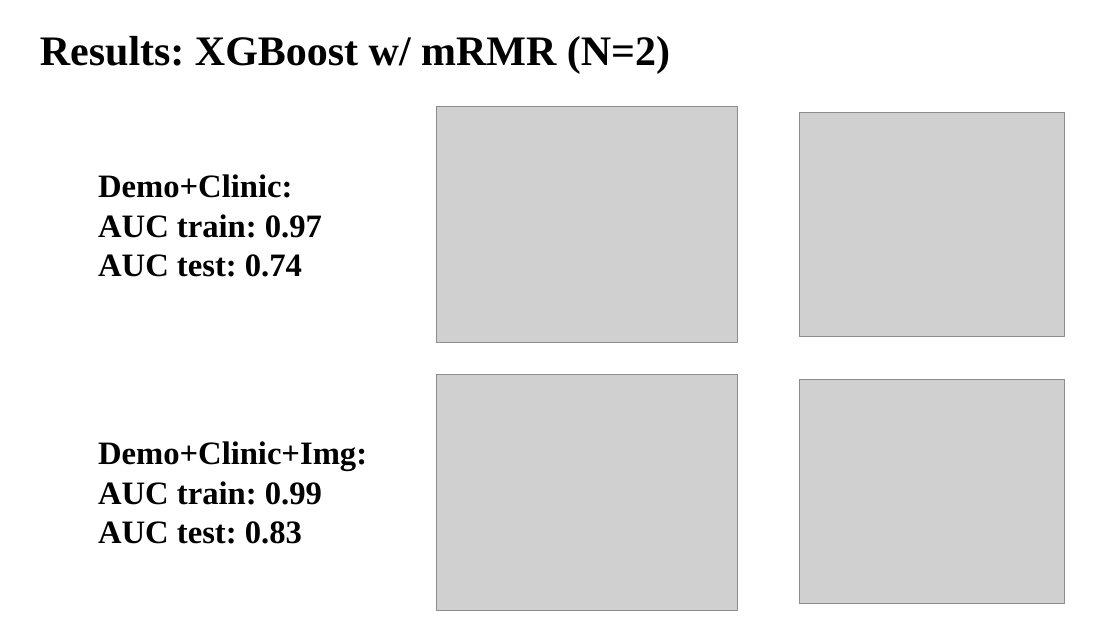
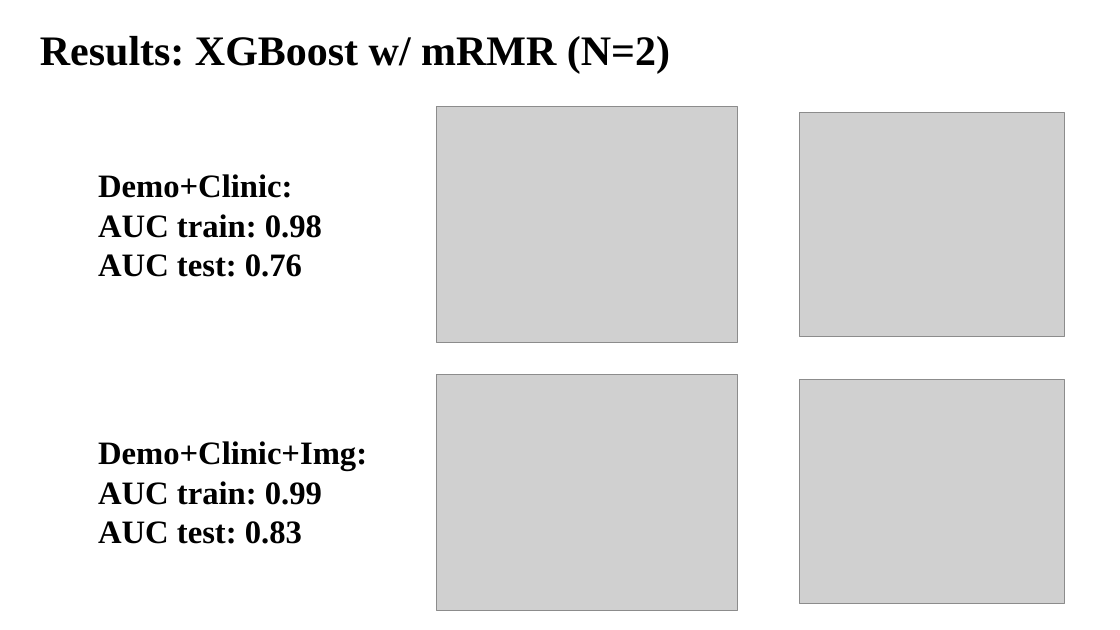
Before and after one commit to Biobots/Levodopa_Parkinson_MRI, a slide deck: slide 16 of doc/0221.pptx (slide 5 before the commit). Drawn at 1120x630 pixels with LibreOffice and Linux fonts; fonts in the diff are those of the drawing; grey boxes stand for pictures. Boxes give left, top, right and bottom in pixels: in the first picture for what was removed or moved away, otherwise in the second. Text is boxed around its words. In the diff, an @@ line names an element or a change of style, - is before the commit and + after.

```diff
--- a/doc/0221.pptx
+++ b/doc/0221.pptx
@@ text at <box>98,214,322,277</box>: text changed @@
-AUC train: 0.97
-AUC test: 0.74
+AUC train: 0.98
+AUC test: 0.76
```
Also in this commit, not shown: 6 other slides changed, 4 slides added, 5 other files.
